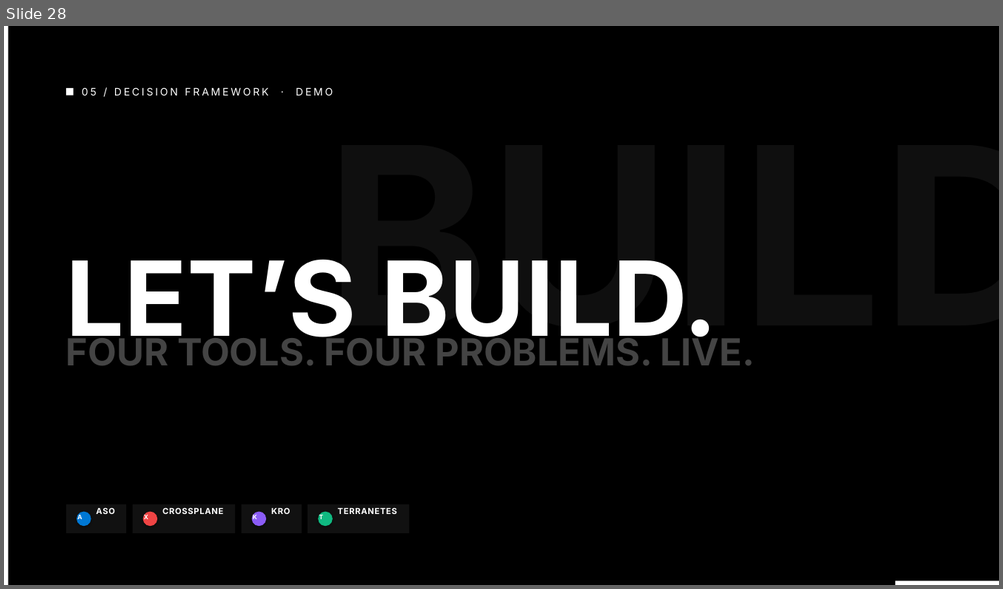
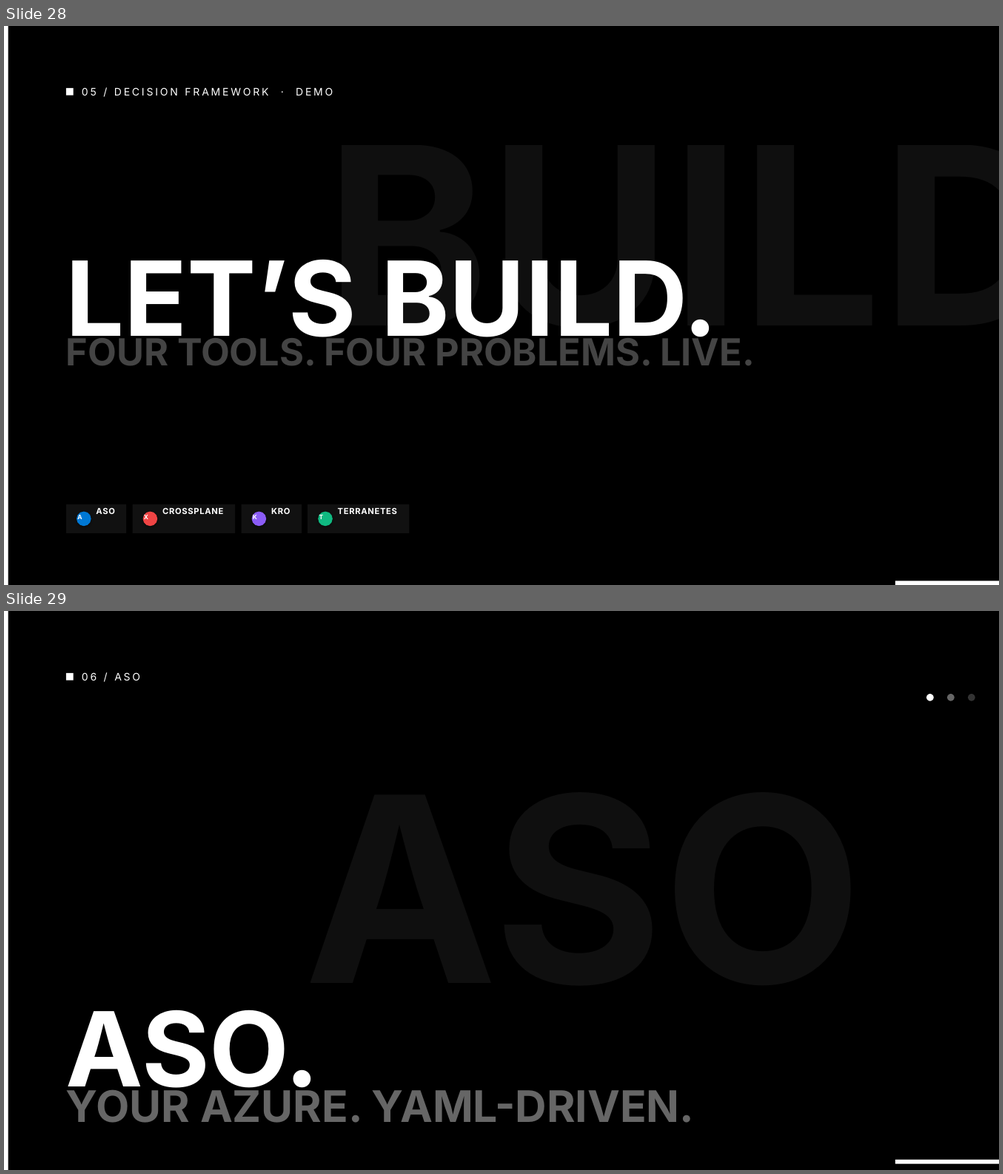
Before and after one commit to Geertvdc/platformengineering-talk, a slide deck: presentation.pptx. Shown one above the other, each under a label of ours: slide 28 before the commit, slides 28 and 29 after it. The pictures are 1003x589 and 1003x1174 pixels, drawn with LibreOffice and Linux fonts; fonts in the diff are those of the drawing. Boxes give left, top, right and bottom in pixels: in the first picture for what was removed or moved away, otherwise in the second. Text is boxed around its words. In the diff, an @@ line names an element or a change of style, - is before the commit and + after.

```diff
--- a/presentation.pptx
+++ b/presentation.pptx
@@ slide 29 added at (x1=4, y1=611, x2=999, y2=1170), background #FFFFFF @@
@@ rectangle added at (x1=4, y1=611, x2=999, y2=1170), fill #000000 @@
@@ rectangle added at (x1=4, y1=611, x2=8, y2=1170), fill #FFFFFF @@
@@ rectangle added at (x1=66, y1=673, x2=74, y2=681), fill #FFFFFF @@
@@ text added at (x1=82, y1=672, x2=140, y2=681), 15 pt, text #FFFFFF @@
+06 / ASO
@@ ellipse added at (x1=926, y1=694, x2=933, y2=701), fill #FFFFFF @@
@@ ellipse added at (x1=947, y1=694, x2=954, y2=701), fill #FFFFFF at 40% opacity @@
@@ ellipse added at (x1=967, y1=694, x2=975, y2=701), fill #FFFFFF at 20% opacity @@
@@ text added at (x1=66, y1=1010, x2=319, y2=1108), 150 pt, text #FFFFFF, bold @@
+ASO.
@@ text added at (x1=66, y1=1086, x2=694, y2=1123), 63 pt, text #666666, bold @@
+YOUR AZURE. YAML-DRIVEN.
@@ rectangle added at (x1=895, y1=1160, x2=999, y2=1164), fill #FFFFFF @@
```
Also in this commit, not shown: 4 other slides added, 1 other file.
